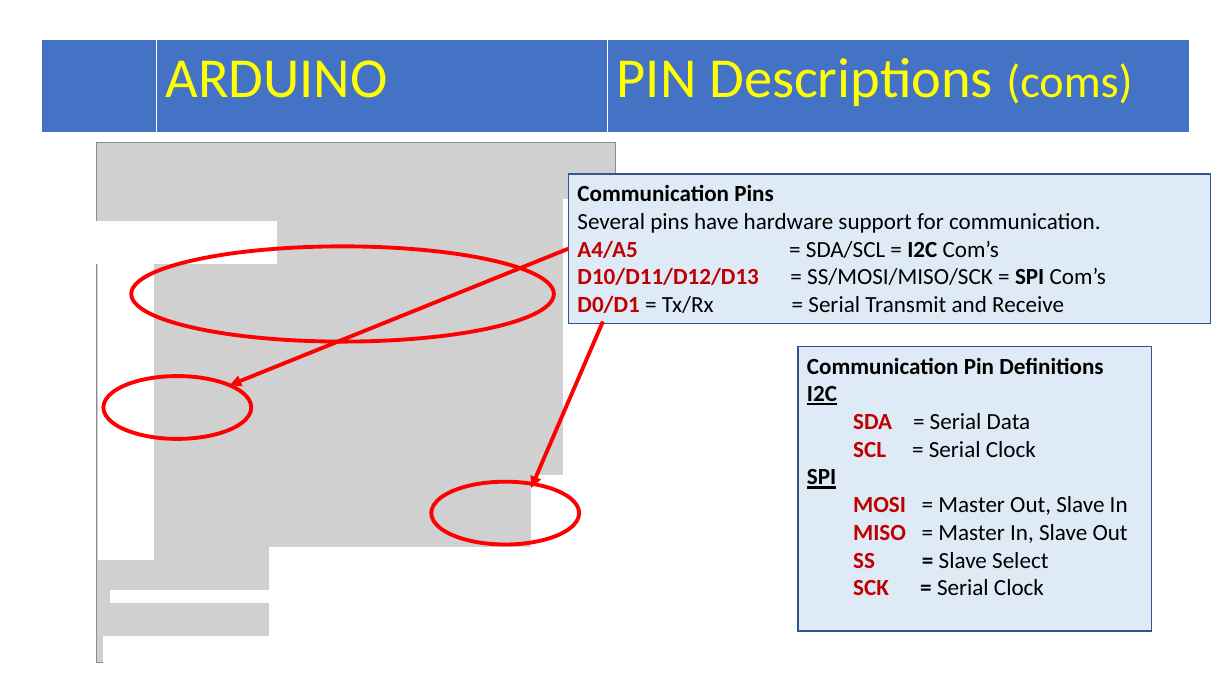
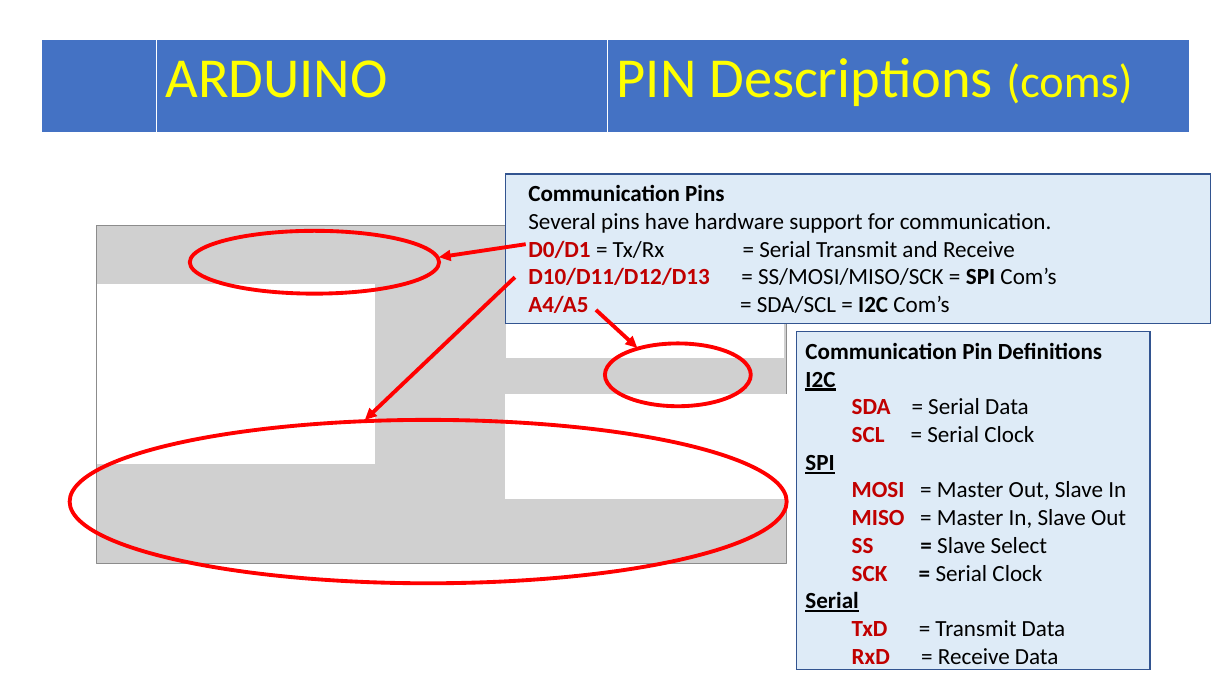
Before and after one commit to Alan-Lomax/MERG-SIG-Presentations, a slide deck: slide 11 of Arduino IO Compendium.pptx. Drawn at 1232x693 pixels with LibreOffice and Linux fonts; fonts in the diff are those of the drawing; grey boxes stand for pictures. Boxes give left, top, right and bottom in pixels: in the first picture for what was removed or moved away, otherwise in the second. Text is boxed around its words. In the diff, an @@ line names an element or a change of style, - is before the commit and + after.

```diff
--- a/Arduino IO Compendium.pptx
+++ b/Arduino IO Compendium.pptx
@@ rectangle "Communication Pins": place and size @@
-rectangle "Communication Pins" at box(568, 174, 1211, 323)
+rectangle "Communication Pins" at box(506, 174, 1212, 323)
@@ rectangle: place and size @@
-rectangle at box(564, 200, 626, 674)
+rectangle at box(506, 208, 784, 358)
@@ picture: place and size @@
-picture at box(96, 143, 616, 664)
+picture at box(96, 226, 787, 563)
@@ rectangle removed at box(96, 222, 276, 262) @@
@@ ellipse: place and size @@
-ellipse at box(432, 482, 579, 544)
+ellipse at box(189, 231, 439, 294)
@@ arrow moved from (604, 322) - (531, 488) to (526, 244) - (439, 257) @@
@@ text in rectangle at box(528, 240, 1056, 285): paragraphs added @@
+D0/D1 = Tx/Rx = Serial Transmit and Receive
+D10/D11/D12/D13 = SS/MOSI/MISO/SCK = SPI Com’s
@@ text in rectangle at box(577, 267, 1106, 313): paragraphs removed @@
-D10/D11/D12/D13 = SS/MOSI/MISO/SCK = SPI Com’s
-D0/D1 = Tx/Rx = Serial Transmit and Receive
@@ rectangle: place and size @@
-rectangle at box(99, 247, 153, 560)
+rectangle at box(98, 285, 375, 464)
@@ arrow added from (515, 277) to (365, 420), #FF0000 3 pt @@
@@ arrow moved from (568, 249) - (230, 385) to (596, 310) - (638, 348) @@
@@ ellipse: place and size @@
-ellipse at box(104, 376, 251, 439)
+ellipse at box(605, 344, 751, 407)
@@ rectangle "Communication Pin Definitions": place and size @@
-rectangle "Communication Pin Definitions" at box(799, 347, 1153, 631)
+rectangle "Communication Pin Definitions" at box(797, 332, 1151, 669)
@@ rectangle: place and size @@
-rectangle at box(270, 547, 585, 660)
+rectangle at box(506, 395, 792, 499)
@@ ellipse: place and size @@
-ellipse at box(131, 247, 554, 342)
+ellipse at box(69, 420, 787, 583)
@@ rectangle removed at box(531, 476, 616, 664) @@
@@ text in rectangle at box(805, 591, 1066, 670): paragraphs added @@
+Serial
+  TxD = Transmit Data
+  RxD = Receive Data
@@ rectangle removed at box(104, 637, 616, 680) @@
```
Also in this commit, not shown: 19 other slides changed, 1 slide added.
